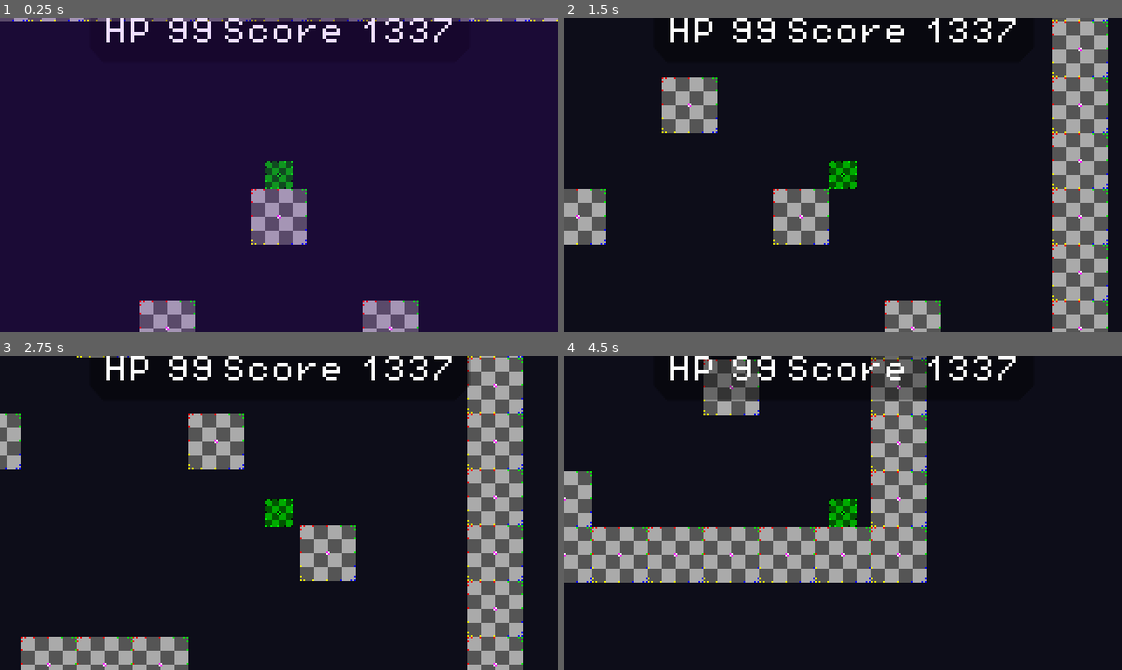
Above: before the commit, frames 1-4 (two rows, left to right).
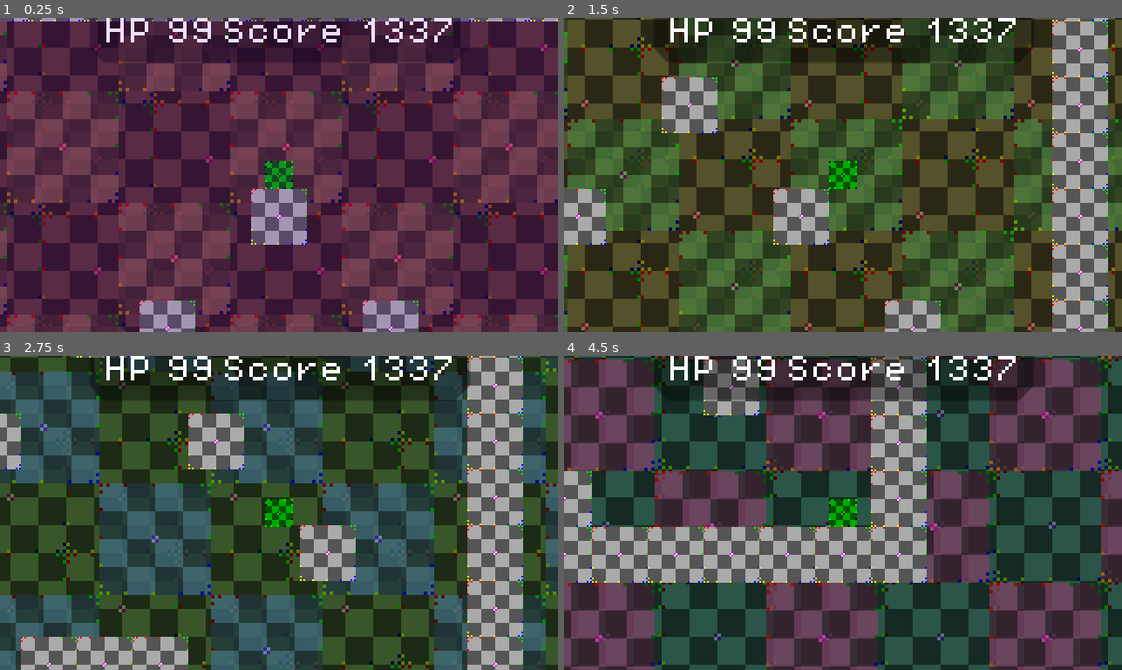
Above: after the commit, the same moments.

Repository: InvadingOctopus/comedot
Game: Godot game, scene res://Templates/Scenes/PlatformSceneTemplate.tscn
Two runs of this game, one before a commit and one after it. Both use one fixed random seed, a clock stepped at 60 frames per second and the inputs below.
Inputs (mouse positions are in pixels of both pictures, inside the frame that each line leads up to):
- Up to frame 1 (0.25 s): no input
- Up to frame 2 (1.5 s): move the mouse to (965, 159) at 0.52 s; hold Right (moveRight) from 0.53 s (still down); click (965, 159) at 0.6 s; tap Space (jump) at 0.77 s; move the mouse to (731, 190) at 1.27 s; right-click (731, 190) at 1.35 s
- Up to frame 3 (2.75 s): tap Space (jump) at 1.52 s; move the mouse to (334, 443) at 2.02 s; release Right (moveRight) at 2.03 s; hold Left (moveLeft) from 2.03 s (still down); click (334, 443) at 2.1 s
- Up to frame 4 (4.5 s): move the mouse to (815, 575) at 2.77 s; release Left (moveLeft) at 2.78 s; hold Right (moveRight) 2.78-4.28 s; right-click (815, 575) at 2.85 s; tap Space (jump) at 3.02, 3.77 s; move the mouse to (1010, 560) at 3.52 s; click (1010, 560) at 3.6 s; move the mouse to (675, 465) at 4.27 s; hold Left (moveLeft) from 4.28 s (still down); right-click (675, 465) at 4.35 s

The runs differ from the first frame. In frame 1, 91% of the frame differs, in the area x 0-100%, y 1-100%; in frame 2, 81%; in frame 3, 78%; in frame 4, 77%.

Commit message:
Change GlobalOverlay to include backgrounds
- Change root type from CanvasLayer to Node
- Add TestBackground to GlobalOverlay

Diff:
--- a/AutoLoad/GlobalOverlay.gd
+++ b/AutoLoad/GlobalOverlay.gd
@@ -1,9 +1,10 @@
-## The scene containing graphics which are overlaid on top of the actual game content at all times.
+## AutoLoad
+## A scene containing graphics which are overlaid on top of or underneath the actual game content at all times.
 ## Used for performing transition effects between scenes such as fade-in and fade-out.
 ## The [process_mode] is set to `PROCESS_MODE_ALWAYS` which ignored the [SceneTree.paused] flag in order to perform transition animations while the gameplay is paused.
 
 #class_name GlobalOverlay
-extends CanvasLayer
+extends Node
 
 
 @onready var animationPlayer := %AnimationPlayer
--- a/AutoLoad/GlobalOverlay.tscn
+++ b/AutoLoad/GlobalOverlay.tscn
@@ -1,15 +1,16 @@
-[gd_scene load_steps=8 format=3 uid="uid://bqsh8lrdxmljt"]
+[gd_scene load_steps=9 format=3 uid="uid://bqsh8lrdxmljt"]
 
 [ext_resource type="Script" path="res://AutoLoad/GlobalOverlay.gd" id="1_ym7ug"]
 [ext_resource type="PackedScene" uid="uid://bf1fy8up8a6j2" path="res://Scenes/UI/PauseButton.tscn" id="2_e15vu"]
 [ext_resource type="PackedScene" uid="uid://b3o0h88u2yifr" path="res://Scenes/UI/PauseSettingsUI.tscn" id="3_sywc3"]
+[ext_resource type="PackedScene" uid="uid://2r67te40csdi" path="res://Scenes/TestBackground.tscn" id="4_fcwiq"]
 
 [sub_resource type="Animation" id="Animation_uq6fe"]
 length = 0.001
 tracks/0/type = "value"
 tracks/0/imported = false
 tracks/0/enabled = true
-tracks/0/path = NodePath("GlobalOverlayRect:modulate")
+tracks/0/path = NodePath("ForegroundOverlay/GlobalOverlayRect:modulate")
 tracks/0/interp = 1
 tracks/0/loop_wrap = true
 tracks/0/keys = {
@@ -21,7 +22,7 @@
 tracks/1/type = "value"
 tracks/1/imported = false
 tracks/1/enabled = true
-tracks/1/path = NodePath("GlobalOverlayRect:visible")
+tracks/1/path = NodePath("ForegroundOverlay/GlobalOverlayRect:visible")
 tracks/1/interp = 1
 tracks/1/loop_wrap = true
 tracks/1/keys = {
@@ -37,7 +38,7 @@
 tracks/0/type = "value"
 tracks/0/imported = false
 tracks/0/enabled = true
-tracks/0/path = NodePath("GlobalOverlayRect:modulate")
+tracks/0/path = NodePath("ForegroundOverlay/GlobalOverlayRect:modulate")
 tracks/0/interp = 1
 tracks/0/loop_wrap = true
 tracks/0/keys = {
@@ -49,7 +50,7 @@
 tracks/1/type = "value"
 tracks/1/imported = false
 tracks/1/enabled = true
-tracks/1/path = NodePath("GlobalOverlayRect:visible")
+tracks/1/path = NodePath("ForegroundOverlay/GlobalOverlayRect:visible")
 tracks/1/interp = 1
 tracks/1/loop_wrap = true
 tracks/1/keys = {
@@ -65,7 +66,7 @@
 tracks/0/type = "value"
 tracks/0/imported = false
 tracks/0/enabled = true
-tracks/0/path = NodePath("GlobalOverlayRect:modulate")
+tracks/0/path = NodePath("ForegroundOverlay/GlobalOverlayRect:modulate")
 tracks/0/interp = 1
 tracks/0/loop_wrap = true
 tracks/0/keys = {
@@ -77,7 +78,7 @@
 tracks/1/type = "value"
 tracks/1/imported = false
 tracks/1/enabled = true
-tracks/1/path = NodePath("GlobalOverlayRect:visible")
+tracks/1/path = NodePath("ForegroundOverlay/GlobalOverlayRect:visible")
 tracks/1/interp = 1
 tracks/1/loop_wrap = true
 tracks/1/keys = {
@@ -94,12 +95,14 @@
 "overlayFadeOut": SubResource("Animation_7c1si")
 }
 
-[node name="GlobalOverlay" type="CanvasLayer"]
+[node name="GlobalOverlay" type="Node"]
 process_mode = 3
-layer = 100
 script = ExtResource("1_ym7ug")
 
-[node name="GlobalOverlayRect" type="ColorRect" parent="."]
+[node name="ForegroundOverlay" type="CanvasLayer" parent="."]
+layer = 100
+
+[node name="GlobalOverlayRect" type="ColorRect" parent="ForegroundOverlay"]
 visible = false
 modulate = Color(1, 1, 1, 0)
 anchors_preset = 15
@@ -110,7 +113,7 @@
 mouse_filter = 2
 color = Color(0.5, 0, 1, 0.501961)
 
-[node name="PauseButton" parent="." instance=ExtResource("2_e15vu")]
+[node name="PauseButton" parent="ForegroundOverlay" instance=ExtResource("2_e15vu")]
 visible = false
 offset_left = 8.0
 offset_top = 8.0
@@ -118,7 +121,7 @@
 offset_bottom = 40.0
 scale = Vector2(0.5, 0.5)
 
-[node name="PauseSettingsUI" parent="." instance=ExtResource("3_sywc3")]
+[node name="PauseSettingsUI" parent="ForegroundOverlay" instance=ExtResource("3_sywc3")]
 unique_name_in_owner = true
 process_mode = 3
 visible = false
@@ -129,3 +132,6 @@
 "": SubResource("AnimationLibrary_k1gpf")
 }
 autoplay = "overlayFadeOut"
+
+[node name="TestBackground" parent="." instance=ExtResource("4_fcwiq")]
+unique_name_in_owner = true
